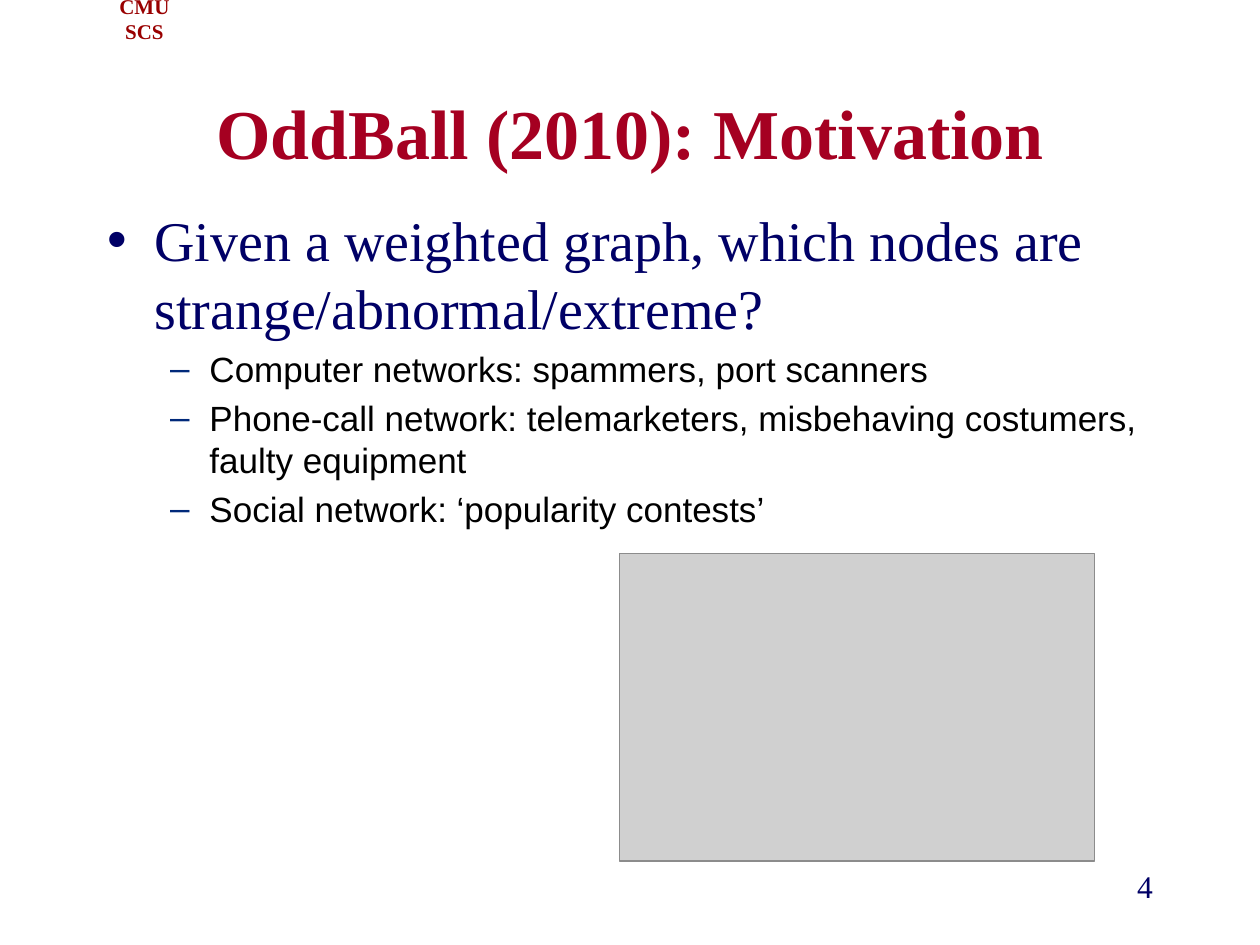
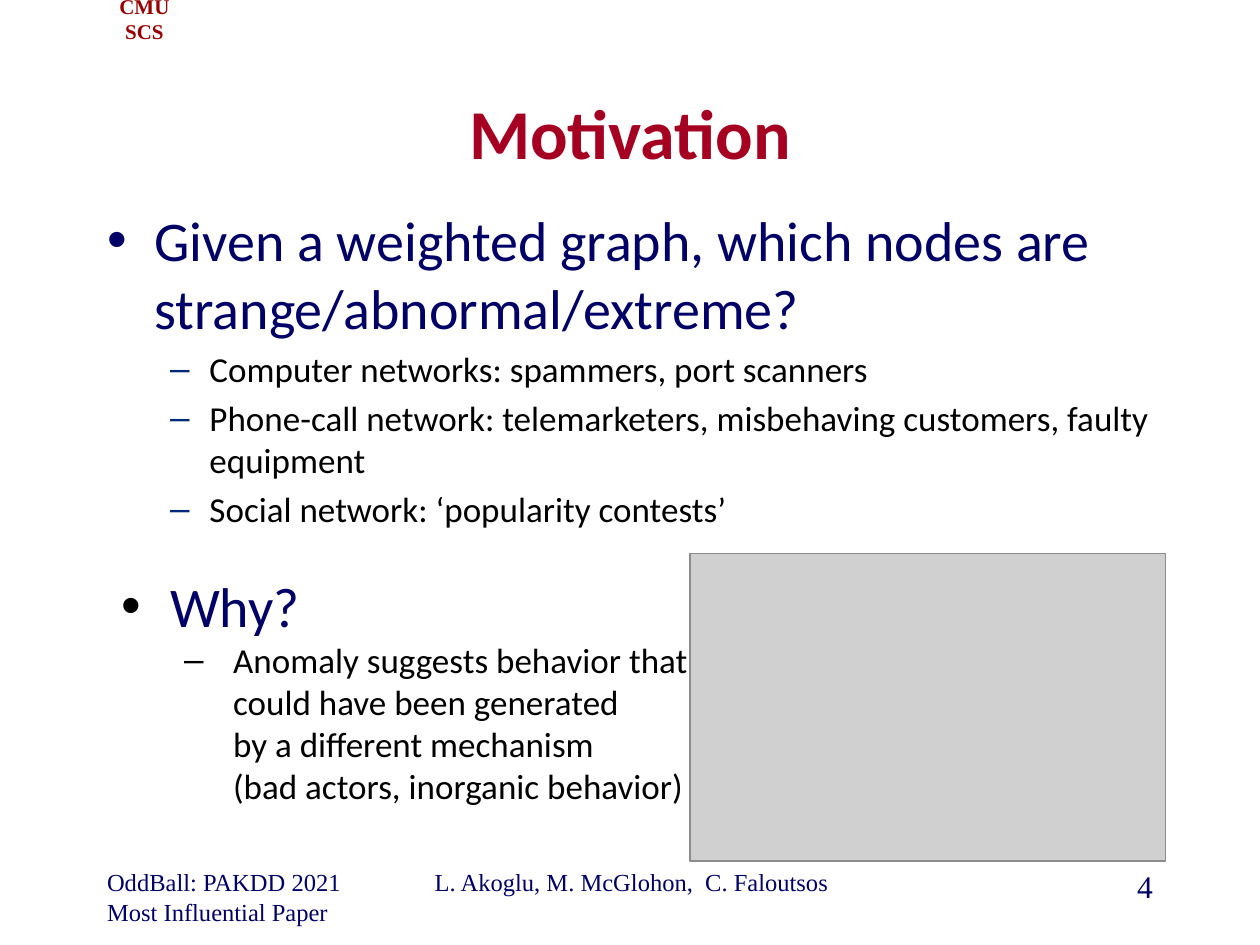
Before and after one commit to cfaloutsos/2021-pakdd-ToT, a slide deck: slide 4 of P1_past_OddBall_ToT.pptx. Drawn at 1260x945 pixels with LibreOffice and Linux fonts; fonts in the diff are those of the drawing; grey boxes stand for pictures; background and template pictures are left out. Boxes give left, top, right and bottom in pixels: in the first picture for what was removed or moved away, otherwise in the second. Text is boxed around its words. In the diff, an @@ line names an element or a change of style, - is before the commit and + after.

```diff
--- a/P1_past_OddBall_ToT.pptx
+++ b/P1_past_OddBall_ToT.pptx
@@ title at bbox=[469, 109, 791, 160]: text changed; font Times New Roman to Calibri @@
-OddBall (2010): Motivation
+Motivation
@@ text at bbox=[154, 222, 1089, 528]: font Times New Roman to Calibri in "Given a weighted graph, which nodes are ..."; font Arial to Calibri in "Computer networks: spammers, port scanners", "Social network: ‘popularity contests’" @@
@@ text at bbox=[209, 406, 1148, 479]: text changed; font Arial to Calibri @@
-  – Phone-call network: telemarketers, misbehaving costumers, faulty equipment
+  – Phone-call network: telemarketers, misbehaving customers, faulty equipment
@@ picture: place and size @@
-picture at bbox=[620, 553, 1095, 861]
+picture at bbox=[690, 553, 1166, 861]
@@ text at bbox=[170, 588, 687, 805]: paragraphs added @@
+• Why?
+  – Anomaly suggests behavior that
+could have been generated
+by a different mechanism
+(bad actors, inorganic behavior)
@@ text added at bbox=[107, 874, 341, 926], 14 pt, text #000066 @@
+OddBall: PAKDD 2021 Most Influential Paper
@@ text added at bbox=[435, 874, 828, 897], 14 pt, text #000066 @@
+L. Akoglu, M. McGlohon, C. Faloutsos
```
Also in this commit, not shown: 11 other slides changed, 1 slide removed.
